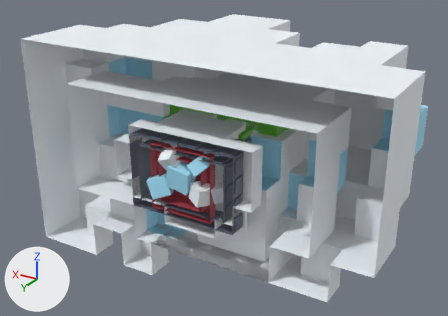
An edit to the FBX model forja-rapida/arte/fbx/Deco_Zona3.fbx, drawn before and after from the same camera.
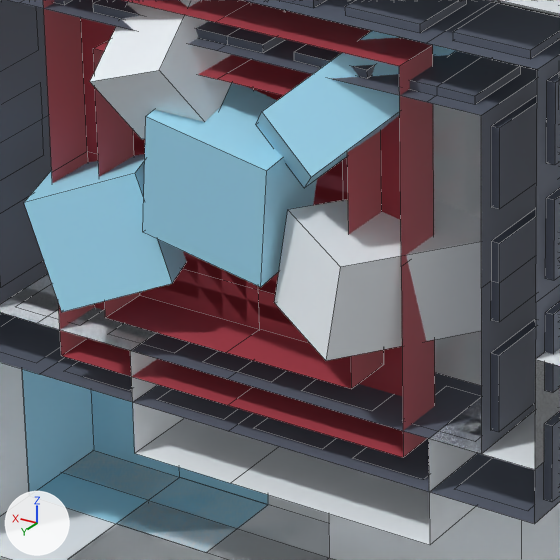
Each version appears first whole from a 50 mm camera at (-8.97, 12.58, 7.37) aimed at (0.3, -2.87, -0.35), and next in a close-up on the part from 32% to 53% of the width and 47% to 76% of the height. Every picture has the same lights, and +X, +Y and +Z are marked at lower left. The first two pictures are the older version. The close-ups show mesh edges as thin lines. Where no turn or scale is listed for an object, it has been applied to the vertices.

The first close-up shows 'Escalones_Nevados_1_Nieve', 'Escalones_Nevados_1_Piedra', 'Escalones_Nevados_2_Nieve', 'Escalones_Nevados_2_Piedra', 'Monte_Nevado_Chico_Nieve', 'Monte_Nevado_Grande_Nieve', 'Monte_Nevado_Mediano_Hielo', 'Monte_Nevado_Mediano_Nieve', 'Pico_Hielo_HieloBlanco', 'Pico_Hielo_HieloCeleste', 'Pino_Nevado_Chico_Tronco', 'Pino_Nevado_Grande_Tronco'.
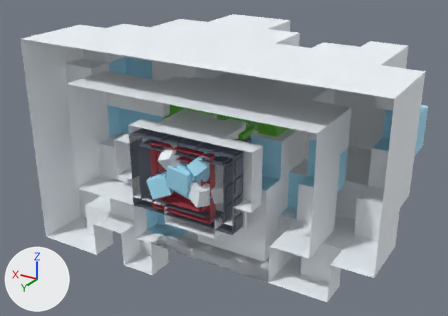
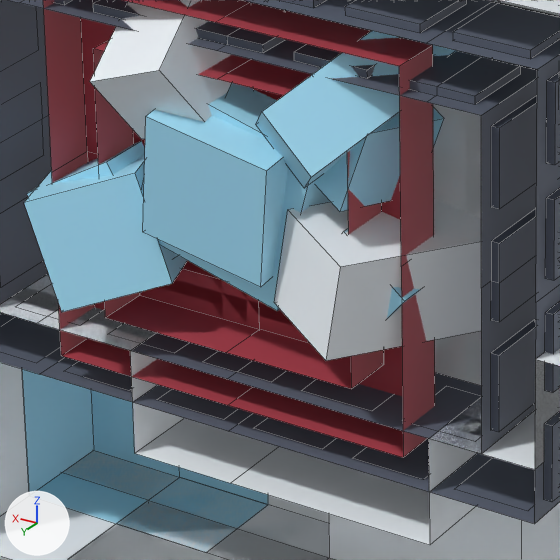
Location of each change, [x1, y1, x2, y2] in pixels of the close-ups (560 x 560 px):
'Hielo_Suelto_Hielo', added
    after: [27, 74, 444, 318]

The change, as a diff of the scene's bpy script:
```diff
--- a/forja-rapida/arte/fbx/Deco_Zona3.fbx.py
+++ b/forja-rapida/arte/fbx/Deco_Zona3.fbx.py
@@ mat_hielosuelto @@
+mat_hielosuelto = principled_material('HieloSuelto')
+mat_hielosuelto.base_color = (0.392, 0.791, 1.0)  # cyan #a8e6ff
+mat_hielosuelto.roughness = 0.6
@@ me_hielo_suelto_hielo @@
+me_hielo_suelto_hielo.from_pydata(...)  # 32 vertices, 24 faces; spans x -1.0..1.14, y -0.84..0.0, z -0.63..0.76
+me_hielo_suelto_hielo.materials.append(mat_hielosuelto)  # cyan #a8e6ff
@@ ob_hielo_suelto_hielo @@
+ob_hielo_suelto_hielo = bpy.data.objects.new('Hielo_Suelto_Hielo', me_hielo_suelto_hielo)
+ob_hielo_suelto_hielo.location = (0.0, 0.0, 0.0)
```
